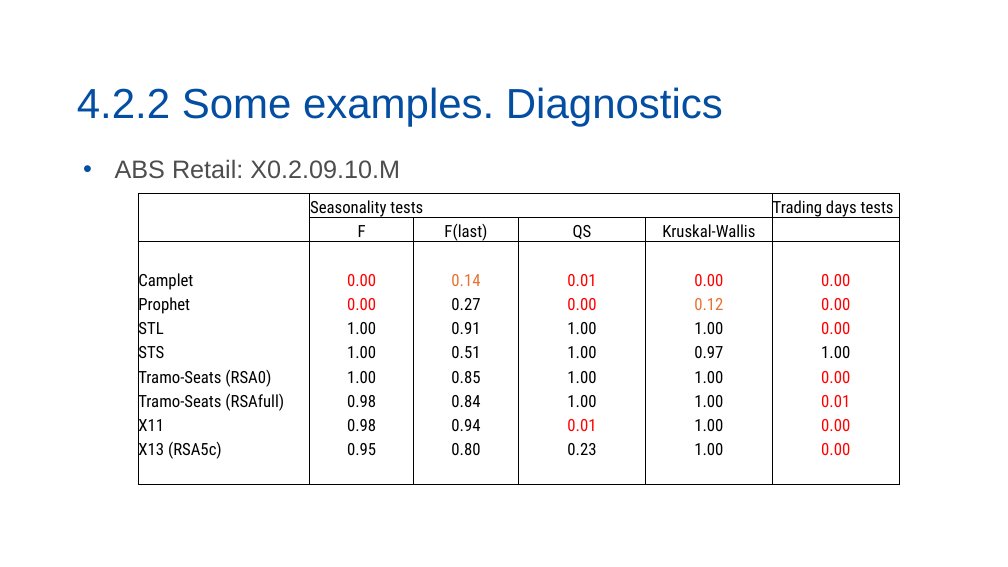
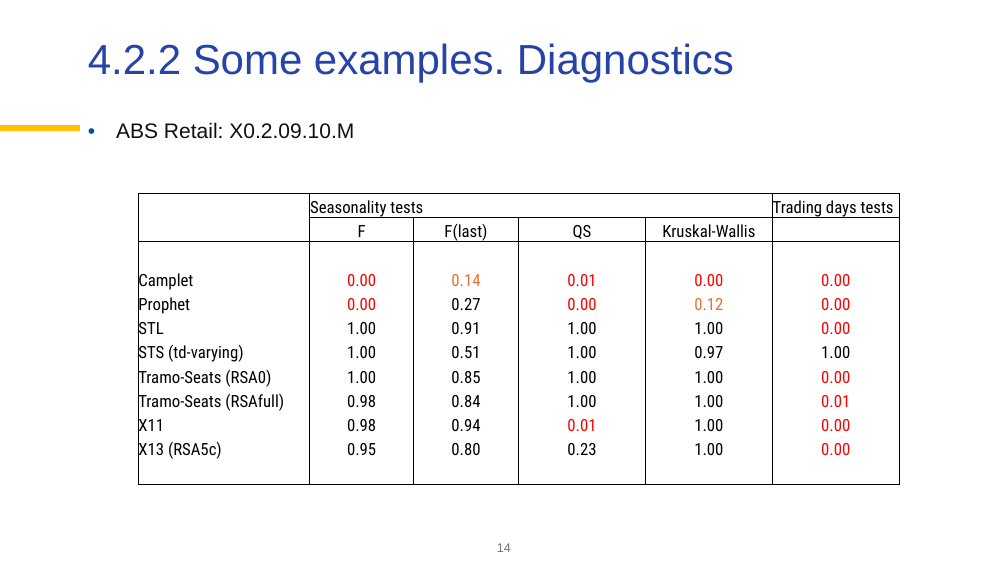
Before and after one commit to palatej/ESTP2026, a slide deck: slide 14 of 1.0 Seasonal adjustment.pptx. Drawn at 1008x567 pixels with LibreOffice and Linux fonts; fonts in the diff are those of the drawing; background and template pictures are left out. Boxes give left, top, right and bottom in pixels: in the first picture for what was removed or moved away, otherwise in the second. Text is boxed around its words. In the diff, an @@ line names an element or a change of style, - is before the commit and + after.

```diff
--- a/1.0 Seasonal adjustment.pptx
+++ b/1.0 Seasonal adjustment.pptx
@@ title "4.2.2 Some examples. Diagnostics": place and size @@
-title "4.2.2 Some examples. Diagnostics" at bbox=[77, 87, 723, 127]
+title "4.2.2 Some examples. Diagnostics" at bbox=[88, 43, 734, 82]
@@ title "4.2.2 Some examples. Diagnostics" at bbox=[88, 43, 734, 82]: text colour #034EA2 to #2644A7; vertical alignment bottom to top @@
@@ text "ABS Retail: X0.2.09.10.M": place and size @@
-text "ABS Retail: X0.2.09.10.M" at bbox=[115, 159, 400, 179]
+text "ABS Retail: X0.2.09.10.M" at bbox=[116, 122, 354, 139]
@@ text "ABS Retail: X0.2.09.10.M" at bbox=[116, 122, 354, 139]: size 24 to 20 pt, text colour #4D4D4D to #101010; indent changed; line spacing 1 to 0.9; more space between paragraphs @@
@@ line added from (0, 129) to (80, 129), #FFC000 6 pt @@
@@ table at bbox=[138, 194, 900, 485] @@
-row 7, column 1: STS
+row 7, column 1: STS (td-varying)
@@ page number added at bbox=[497, 543, 511, 552], 12 pt, text #767676 @@
+14
```
Also in this commit, not shown: 16 other slides changed, 1 slide added, 1 slide removed, 31 other files.
